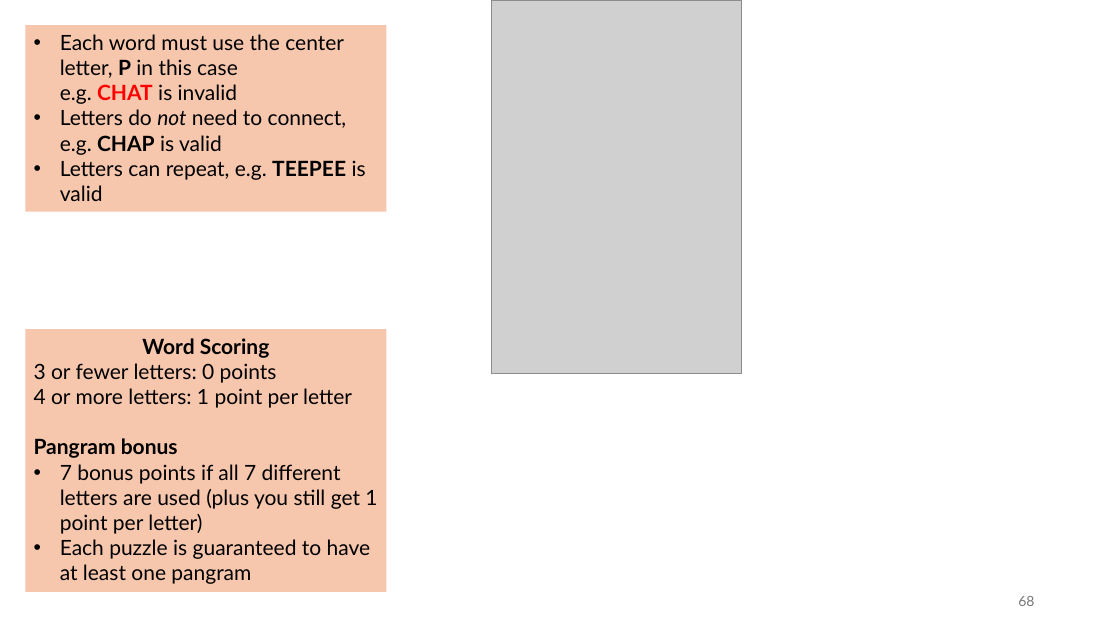
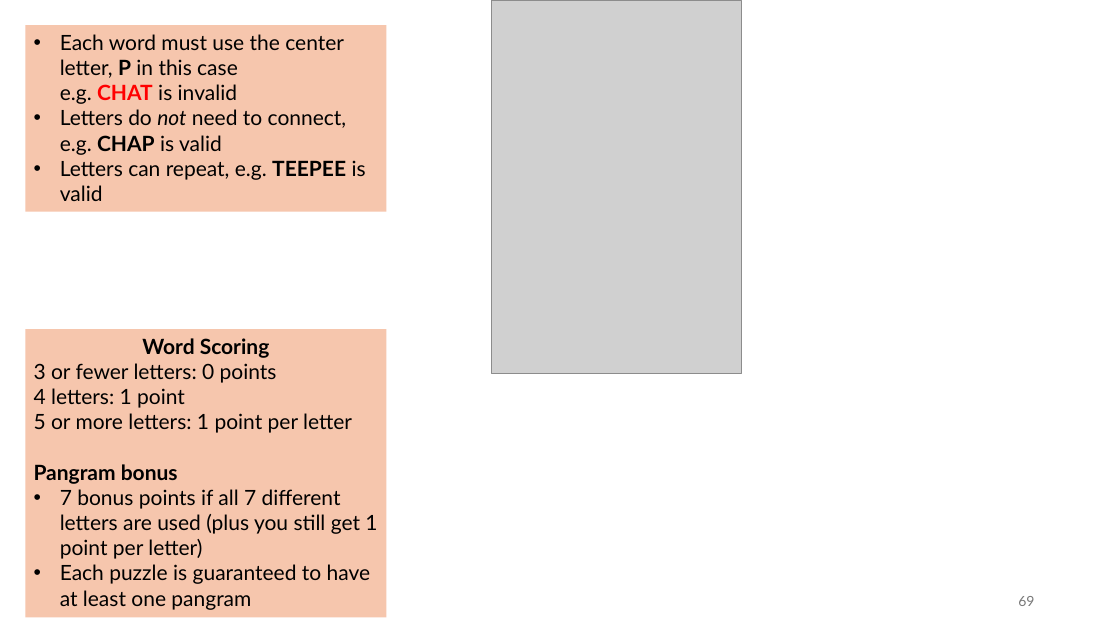
Before and after one commit to tjd1234/cmpt120spring2026, a slide deck: slide 69 of lecture_notes/chapter7/chapter7.pptx (slide 68 before the commit). Drawn at 1120x630 pixels with LibreOffice and Linux fonts; fonts in the diff are those of the drawing; grey boxes stand for pictures. Boxes give left, top, right and bottom in pixels: in the first picture for what was removed or moved away, otherwise in the second. Text is boxed around its words. In the diff, an @@ line names an element or a change of style, - is before the commit and + after.

```diff
--- a/lecture_notes/chapter7/chapter7.pptx
+++ b/lecture_notes/chapter7/chapter7.pptx
@@ rectangle "Word Scoring": place and size @@
-rectangle "Word Scoring" at (25,329,386,592)
+rectangle "Word Scoring" at (25,329,386,618)
@@ text in rectangle at (34,388,352,433): text changed @@
-4 or more letters: 1 point per letter
+4 letters: 1 point
+5 or more letters: 1 point per letter
@@ page number at (1018,596,1034,606): text changed @@
-68
+69
```
Also in this commit, not shown: 22 other slides changed, 1 slide added.
